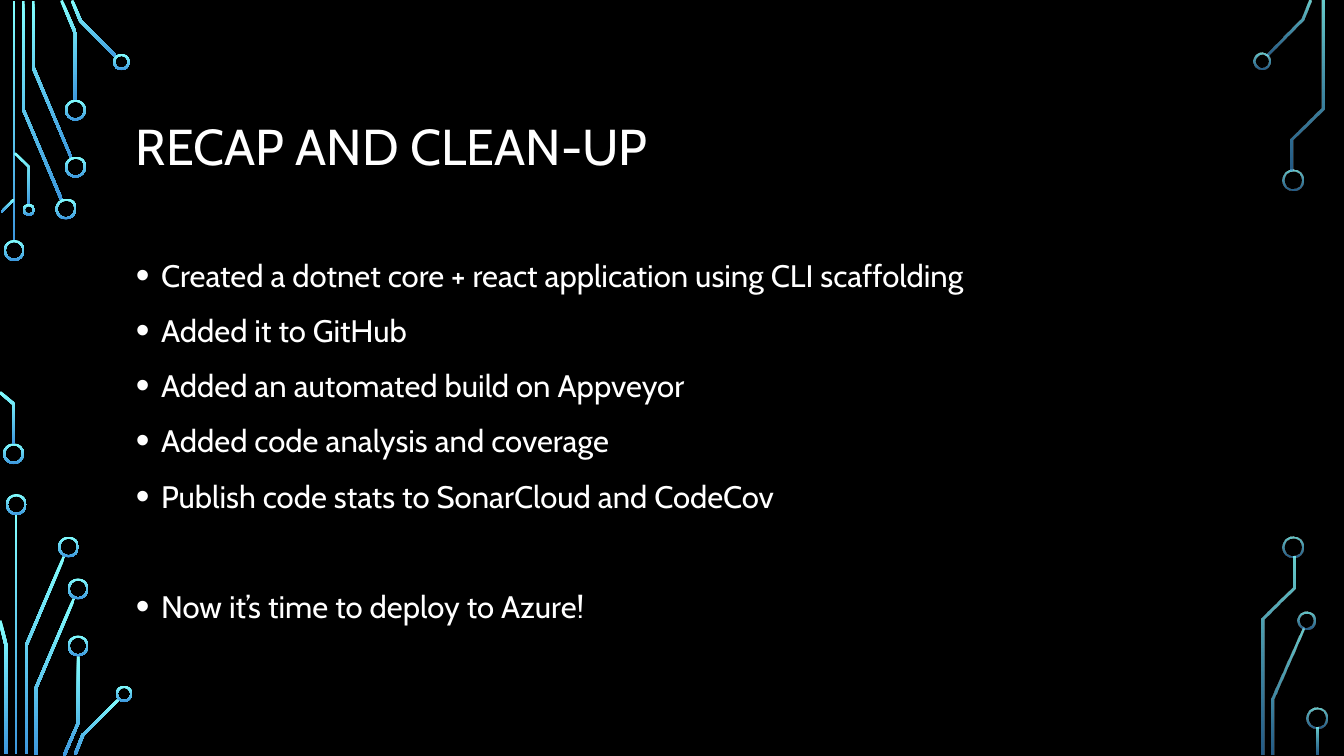
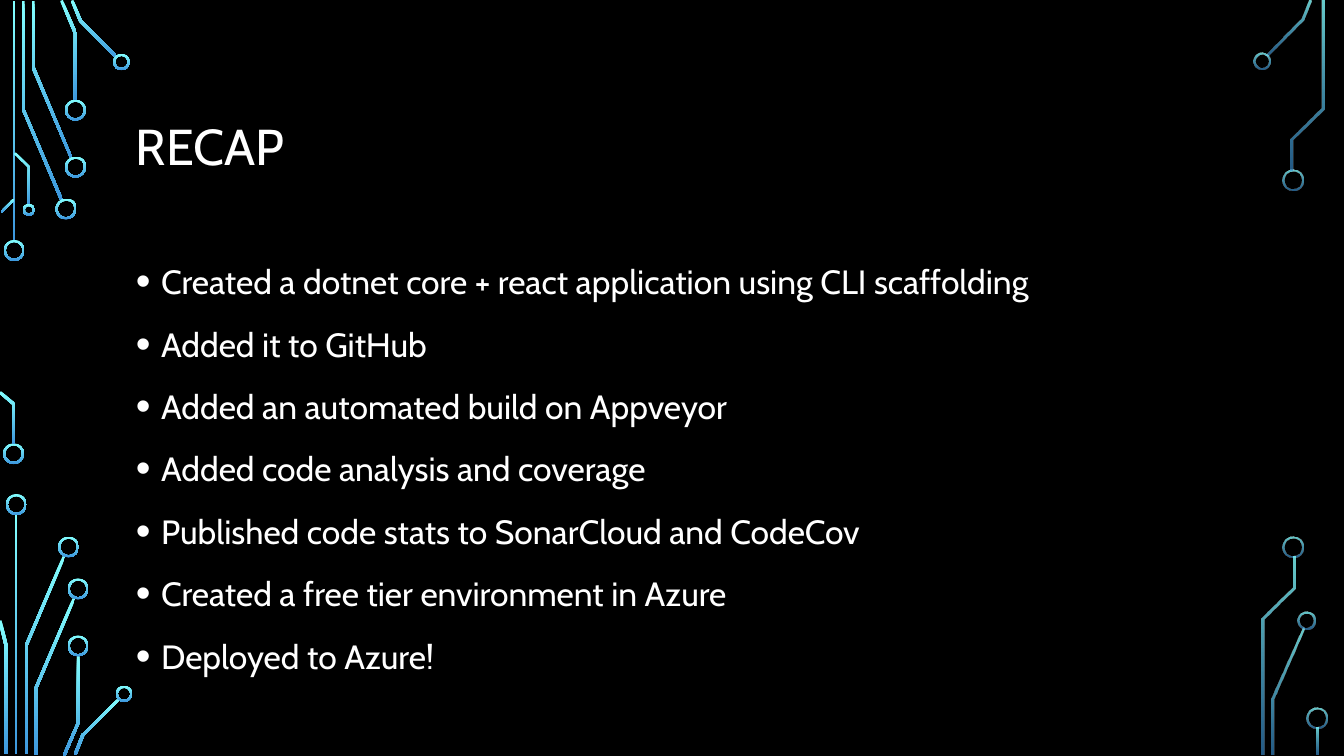
Before and after one commit to CedricAgoda/opensource-ci, a slide deck: slide 45 of Presentation/Full Open-Source CI.pptx (slide 38 before the commit). Drawn at 1344x756 pixels with LibreOffice and Linux fonts; fonts in the diff are those of the drawing; background and template pictures are left out. Boxes give left, top, right and bottom in pixels: in the first picture for what was removed or moved away, otherwise in the second. Text is boxed around its words. In the diff, an @@ line names an element or a change of style, - is before the commit and + after.

Commit message:
Final update of PPT

```diff
--- a/Presentation/Full Open-Source CI.pptx
+++ b/Presentation/Full Open-Source CI.pptx
@@ title at [136, 129, 285, 166]: text changed @@
-RECAP AND CLEAN-UP
+RECAP
@@ text at [161, 268, 1029, 489]: size 22.2 to 24 pt in "Created a dotnet core + react application ...", "Added it to GitHub", "Added an automated build on Appveyor", "Added code analysis and coverage"; line spacing 1.1 to 1.2 @@
@@ text at [161, 518, 859, 677]: text changed; size 22.2 to 24 pt @@
-• Publish code stats to SonarCloud and CodeCov
-• Now it’s time to deploy to Azure!
+• Published code stats to SonarCloud and CodeCov
+• Created a free tier environment in Azure
+• Deployed to Azure!
```
Also in this commit, not shown: 1 other slide changed, 2 slides added.
